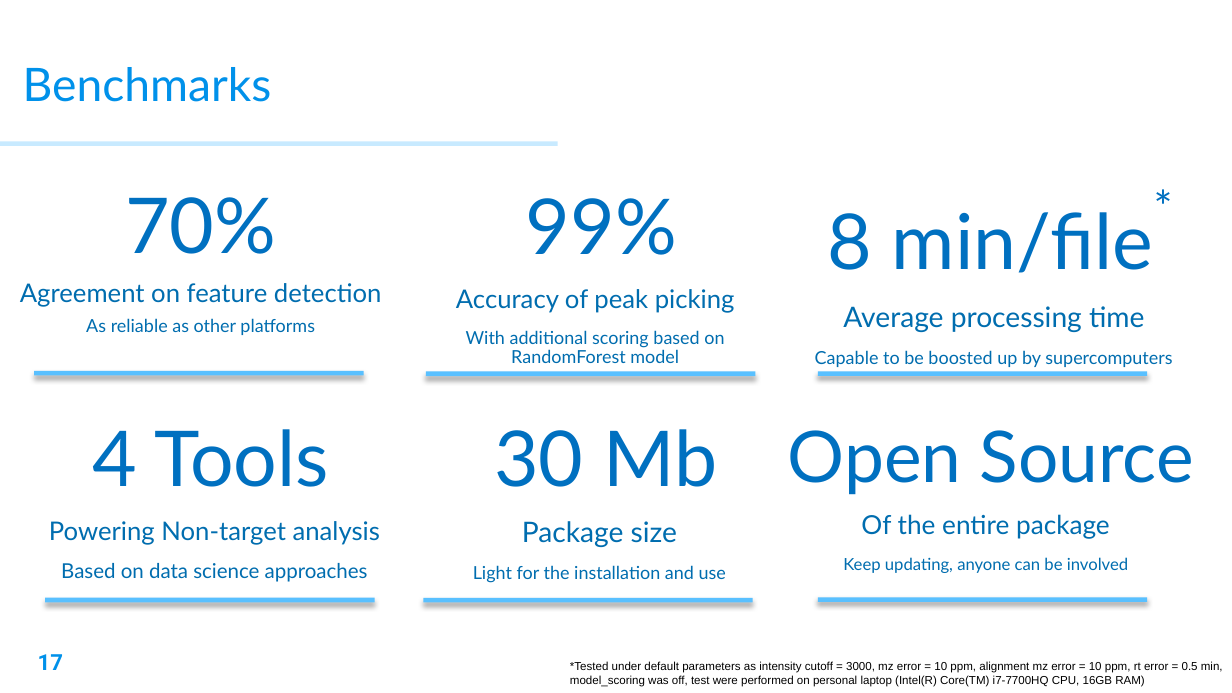
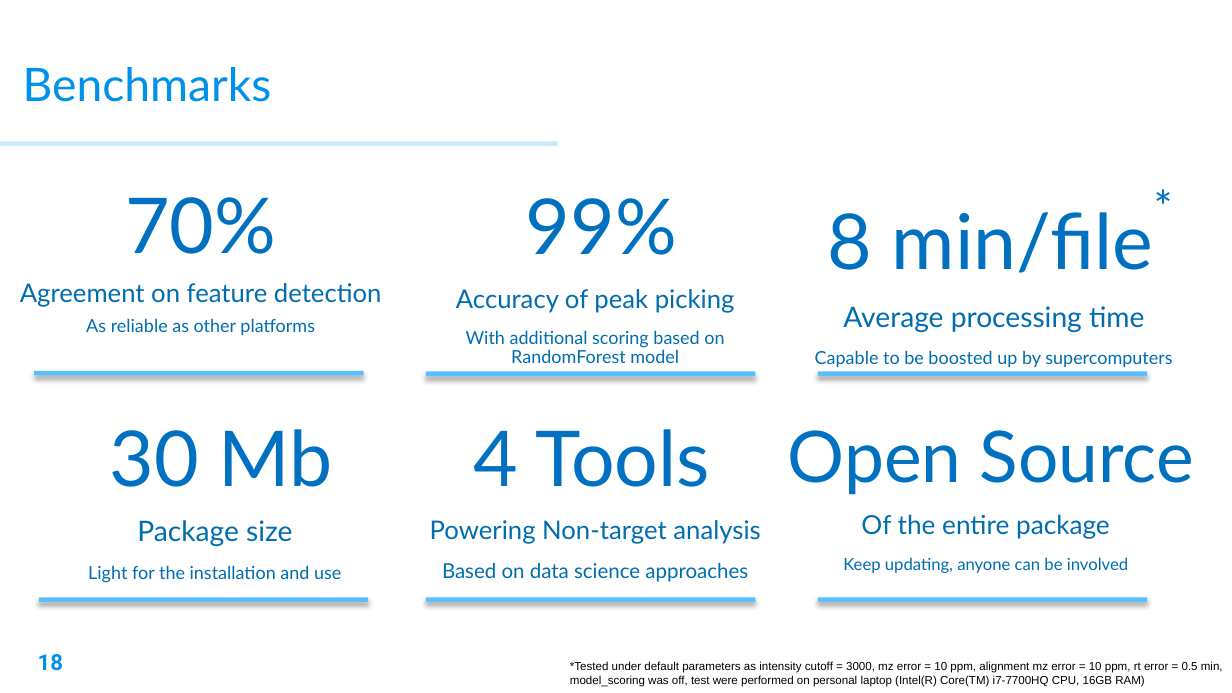
Before and after one commit to XiminHu/mass-suite, a slide deck: slide 18 of doc/20210326 ACS presentation.pptx (slide 17 before the commit). Drawn at 1232x693 pixels with LibreOffice and Linux fonts; fonts in the diff are those of the drawing; background and template pictures are left out. Boxes give left, top, right and bottom in pixels: in the first picture for what was removed or moved away, otherwise in the second. Text is boxed around its words. In the diff, an @@ line names an element or a change of style, - is before the commit and + after.

```diff
--- a/doc/20210326 ACS presentation.pptx
+++ b/doc/20210326 ACS presentation.pptx
@@ text "30 Mb": place and size @@
-text "30 Mb" at <box>473,429,726,583</box>
+text "30 Mb" at <box>88,429,341,583</box>
@@ text "4 Tools": place and size @@
-text "4 Tools" at <box>49,429,380,582</box>
+text "4 Tools" at <box>430,429,760,582</box>
@@ rectangle: place and size @@
-rectangle at <box>423,598,752,603</box>
+rectangle at <box>39,597,368,602</box>
@@ rectangle: place and size @@
-rectangle at <box>45,598,374,603</box>
+rectangle at <box>426,597,755,602</box>
@@ page number at <box>38,654,63,671</box>: text changed @@
-17
+18
```
Also in this commit, not shown: 14 other slides changed, 3 slides added, 2 slides removed, 7 other files.
